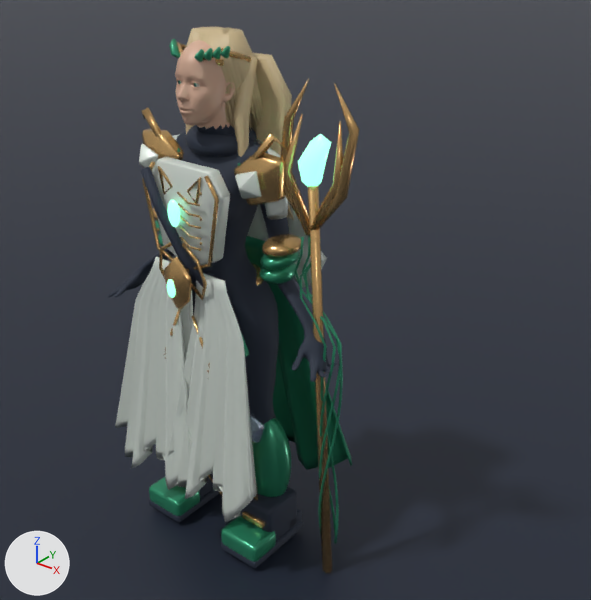
Before and after pictures for a commit that changed the Blender file ArtSource/Heroes/Mira.blend.
Rendered twice from a 50 mm lens placed at (1.8, -1.87, 2.2), pointed at (0.31, -0.01, 1.04). Arrows for +X, +Y and +Z are at lower left; the lights stay in place. The older version comes first.

Before the edit, the objects in view are built like this:
```python
me_df_anatomy = bpy.data.meshes.new('DF_Anatomy')
me_df_anatomy.from_pydata(...)  # 30987 vertices, 29605 faces; spans x -0.5..0.5, y -0.31..0.25, z 0.02..1.85
me_df_anatomy.materials.append(mat_skin)  # beige #d7af97
me_df_anatomy.materials.append(mat_obsidian_fabric)  # dark blue #242e3e
me_df_anatomy.materials.append(mat_porcelain)  # light grey #d8e1d8
me_df_anatomy.materials.append(mat_signature_enamel)  # green #35956f
me_df_anatomy.materials.append(mat_hair)  # beige #ceba90
me_df_anatomy.materials.append(mat_champagne_metal)  # orange #d1aa6f
me_df_anatomy.materials.append(mat_brushed_silver)  # blue #afc0d3
me_df_anatomy.materials.append(mat_energy)  # green #81e1b6, glowing green #81e1b6
me_df_anatomy.materials.append(mat_healer_rose_lips)  # pink #b86f6c
me_df_weaponr = bpy.data.meshes.new('DF_WeaponR')
me_df_weaponr.from_pydata(...)  # 920 vertices, 840 faces; spans x 0.27..0.55, y -0.07..0.0, z 0.01..1.75
me_df_weaponr.polygons.foreach_set('use_smooth', [True] * 840)
# faces by material slot: [120, 32, 688]
me_df_weaponr.materials.append(mat_champagne_metal)  # orange #d1aa6f
me_df_weaponr.materials.append(mat_energy)  # green #81e1b6, glowing green #81e1b6
me_df_weaponr.materials.append(mat_signature_enamel)  # green #35956f
me_plane = bpy.data.meshes.new('Plane')
me_plane.from_pydata([(-100.0, -100.0, 0.0), (100.0, -100.0, 0.0), (-100.0, 100.0, 0.0), (100.0, 100.0, 0.0)], [], [(0, 1, 3, 2)])
me_plane.materials.append(mat_studio_floor)  # dark blue #242c3c
ob_df_anatomy = bpy.data.objects.new('DF_Anatomy', me_df_anatomy)
ob_df_anatomy.location = (0.0, 0.0, 0.0)
ob_df_weaponr = bpy.data.objects.new('DF_WeaponR', me_df_weaponr)
ob_df_weaponr.location = (0.0, 0.0, 0.0)
ob_plane = bpy.data.objects.new('Plane', me_plane)
ob_plane.location = (0.0, 0.0, 0.0)
```
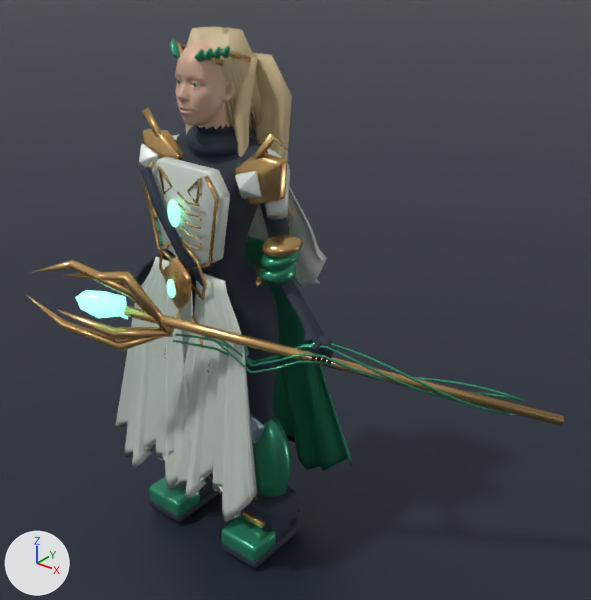
Location of each change, (x1, y1, x2, y2) in pixels of the pictures (591 x 600 px; the box of a moved part takes in the faces that stretch with it):
'DF_WeaponR', reshaped (572% wider, 66% shorter)
    before: (280, 79, 359, 573)
    after: (27, 260, 564, 426)
part 1 of me_df_weaponr, moved or reshaped
    before: (308, 186, 332, 573)
    after: (124, 305, 564, 426)
part 2 of me_df_weaponr, moved or reshaped
    before: (283, 114, 309, 236)
    after: (58, 310, 173, 339)
part 3 of me_df_weaponr, moved or reshaped
    before: (280, 79, 309, 218)
    after: (27, 295, 162, 351)
part 4 of me_df_weaponr, moved or reshaped
    before: (318, 83, 359, 229)
    after: (30, 260, 151, 316)
part 5 of me_df_weaponr, moved or reshaped
    before: (294, 121, 343, 544)
    after: (63, 271, 525, 416)

Diff of the bpy script that builds the scene:
```diff
--- a/ArtSource/Heroes/Mira.blend.py
+++ b/ArtSource/Heroes/Mira.blend.py
@@ me_df_weaponr @@
 # used by ob_df_weaponr; location = (0.0, 0.0, 0.0)
-me_df_weaponr.from_pydata(...)  # 920 vertices, 840 faces; spans x 0.27..0.55, y -0.07..0.0, z 0.01..1.75
+me_df_weaponr.from_pydata(...)  # 920 vertices, 840 faces; spans x -0.29..1.1, y -0.59..0.41, z 0.67..1.22
+# me_df_weaponr part 1: the loose piece of 20 vertices spanning x 0.38..0.5, y -0.05..-0.02, z 0.01..1.54 is multiplied about its middle by the matrix ((0.314, -0.556, -0.769), (0.084, 0.823, -0.56), (0.945, 0.111, 0.305)), then moved by (0.05, 0.0, 0.11)
+# me_df_weaponr part 2: the loose piece of 30 vertices spanning x 0.28..0.4, y -0.05..-0.02, z 1.29..1.65 is multiplied about its middle by the matrix ((0.16, -0.57, -0.791), (0.069, 0.843, -0.564), (0.573, 0.115, 0.242)), then moved by (-0.42, -0.4, -0.48)
+# me_df_weaponr part 3: the loose piece of 40 vertices spanning x 0.27..0.38, y -0.05..-0.02, z 1.32..1.75 is multiplied about its middle by the matrix ((0.294, -0.557, -0.777), (0.07, 0.823, -0.564), (0.953, 0.112, 0.281)), then moved by (-0.47, -0.44, -0.56)
+# me_df_weaponr part 4: the loose piece of 40 vertices spanning x 0.41..0.55, y -0.05..-0.02, z 1.32..1.75 is multiplied about its middle by the matrix ((0.294, -0.557, -0.776), (0.07, 0.822, -0.563), (0.952, 0.112, 0.281)), then moved by (-0.57, -0.43, -0.41)
+# me_df_weaponr part 5: 790 of 920 vertices moved; they spanned x 0.32..0.52, y -0.07..0.0, z 0.15..1.65 and now span x -0.18..0.99, y -0.53..0.34, z 0.7..1.19; mean shift (0.03, -0.01, 0.09); largest move (0.49, -0.03, 1.65) -> (-0.18, -0.53, 1.17)
 me_df_weaponr.materials.append(mat_champagne_metal)
```
